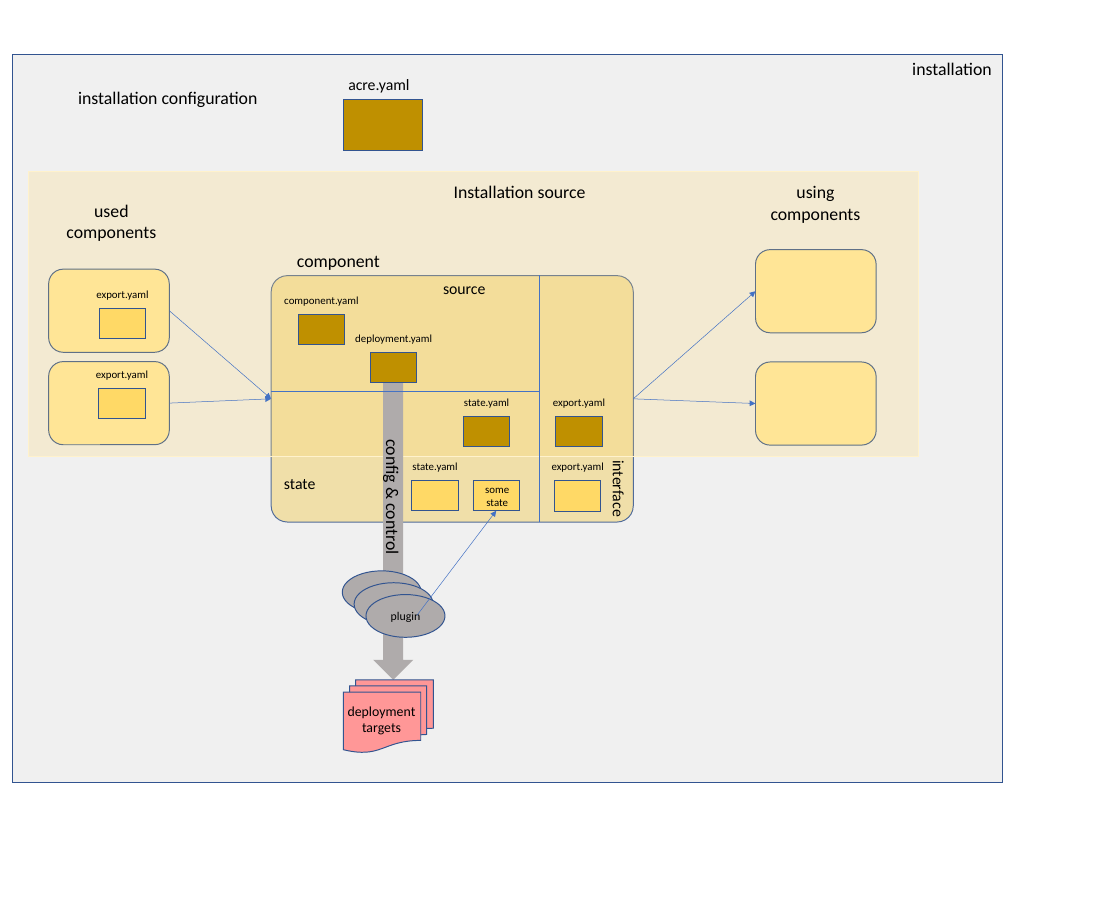
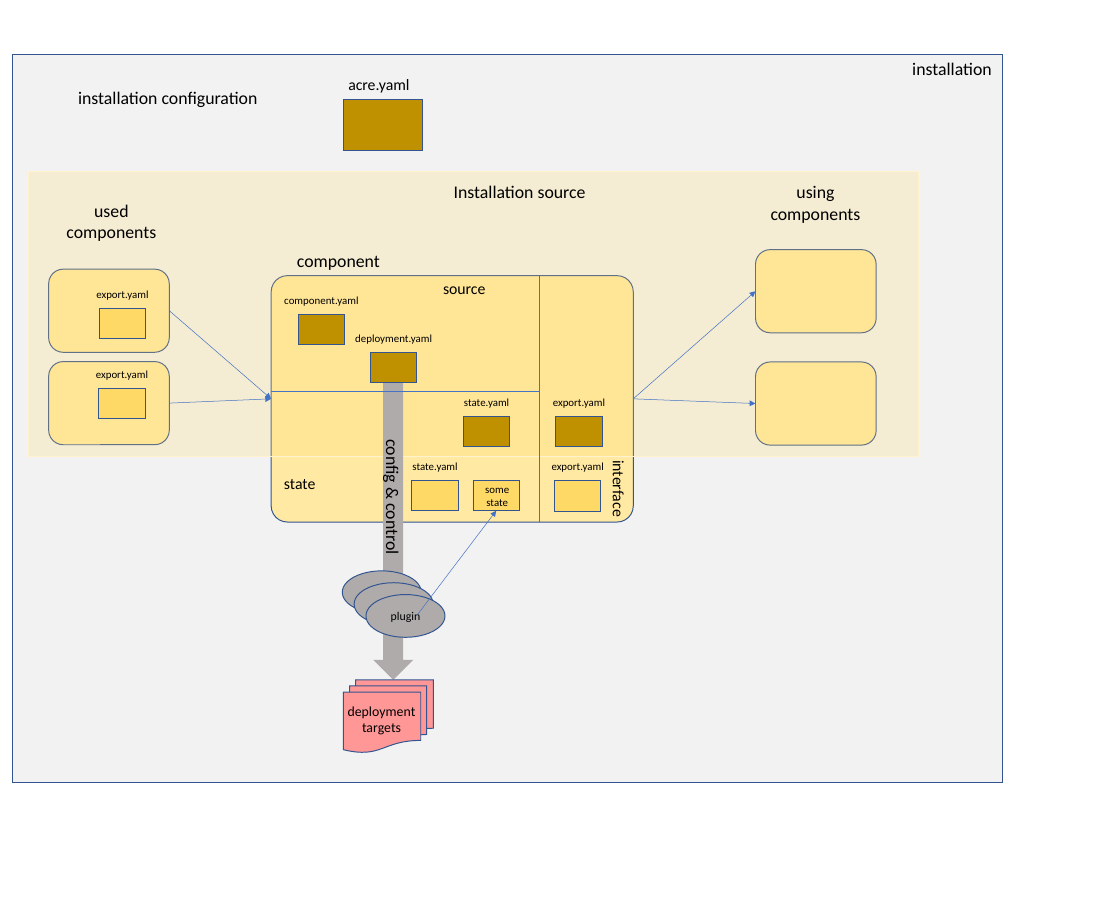
Before and after one commit to gardener/sow, a slide deck: slide 2 of doc/sow.pptx. Drawn at 1120x924 pixels with LibreOffice and Linux fonts; fonts in the diff are those of the drawing. Boxes give left, top, right and bottom in pixels: in the first picture for what was removed or moved away, otherwise in the second. Text is boxed around its words. In the diff, an @@ line names an element or a change of style, - is before the commit and + after.

```diff
--- a/doc/sow.pptx
+++ b/doc/sow.pptx
@@ rectangle at [13, 55, 1003, 782]: fill #BFBFBF at 22% opacity to #F2F2F2 @@
```
Also in this commit, not shown: 1 slide added, 2 other files.
